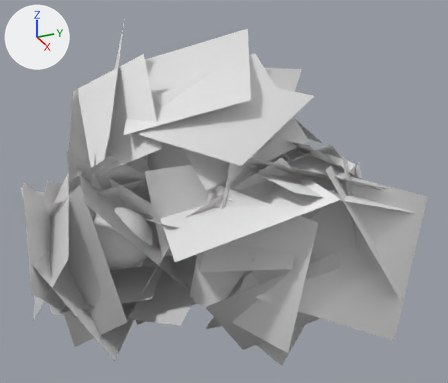
Before and after pictures for a commit that changed the FBX model Nevrian Glow/Assets/Art/Environment/bush_bg/Models/env_bush_bg_b.fbx.
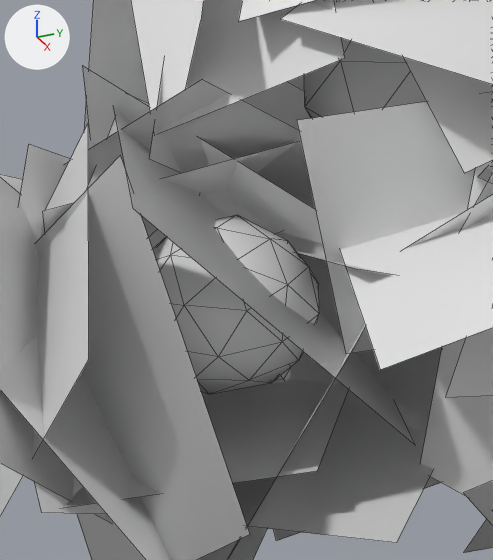
There are two pictures of each version: one whole from a camera (50 mm lens) standing at (3.86, -1.56, 2.53) and looking at (0.22, 0.08, 0.71), one close up on the part from 8% to 48% of the width and 33% to 87% of the height. Every picture has the same lights, and +X, +Y and +Z are marked at upper left. The older version's two pictures come first. The close-ups show mesh edges as thin lines. Where no turn or scale is listed for an object, it has been applied to the vertices.

Objects in the first close-up: 'env_bush_bg_b'.
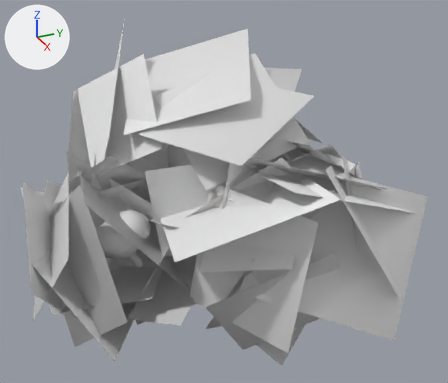
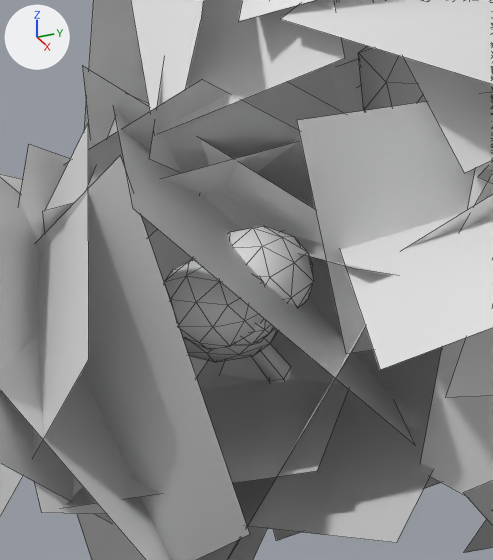
Boxes (x1, y1, x2, y2) around the edits, measured in the close-ups (493 x 560 px; the box of a moved part takes in the faces that stretch with it):
part 1 of me_env_bush_bg_b, moved or reshaped: before (304, 38, 426, 118); after (358, 46, 426, 111)
part 2 of me_env_bush_bg_b, moved or reshaped: before (153, 215, 319, 394); after (183, 328, 278, 362)
part 3 of me_env_bush_bg_b, added: after (233, 319, 275, 345)
part 4 of me_env_bush_bg_b, added: after (164, 226, 314, 349)

The change in detail:
me_env_bush_bg_b is used by ob_env_bush_bg_b; location (0.0, 0.0, 0.0).
me_env_bush_bg_b had 564 vertices, 484 faces and spanned x -1.44..1.69, y -1.33..1.25, z -0.29..1.86.
me_env_bush_bg_b now has 1236 vertices, 1764 faces and spans x -1.44..1.69, y -1.33..1.25, z -0.29..1.86.
me_env_bush_bg_b part 1: the loose piece of 42 vertices spanning x -0.4..0.39, y -0.4..0.4, z 0.53..1.26 is scaled about its middle by (0.62, 0.618, 0.631), then moved by (0.0, 0.0, -0.03).
me_env_bush_bg_b part 2: the loose piece of 42 vertices spanning x -0.03..0.44, y -0.94..-0.45, z 0.29..0.71 is scaled about its middle by (0.621, 0.62, 0.541), then moved by (0.0, 0.0, -0.02).
me_env_bush_bg_b part 3: the loose piece of 42 vertices spanning x -0.4..0.39, y -0.4..0.4, z 0.53..1.26 is copied, and the copy is scaled about its middle by (0.248, 0.247, 0.194), then moved by (0.31, -0.69, -0.37); it spans x 0.21..0.41, y -0.79..-0.59, z 0.46..0.59.
me_env_bush_bg_b part 4: 504 vertices added at x -0.88..0.92, y -0.88..0.71, z 0.41..1.16.
Other edits to the shape of me_env_bush_bg_b do not show in these pictures.
